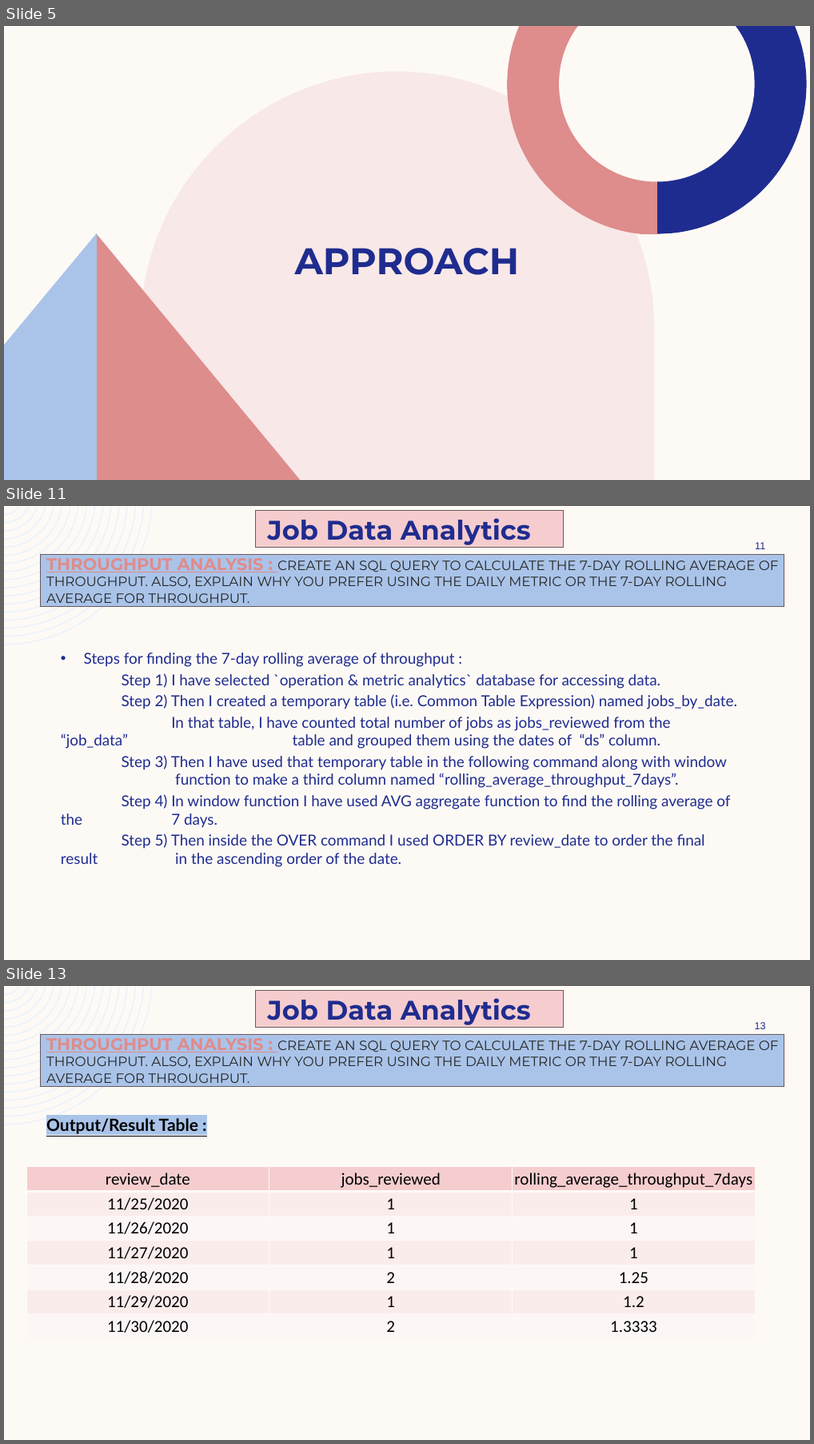
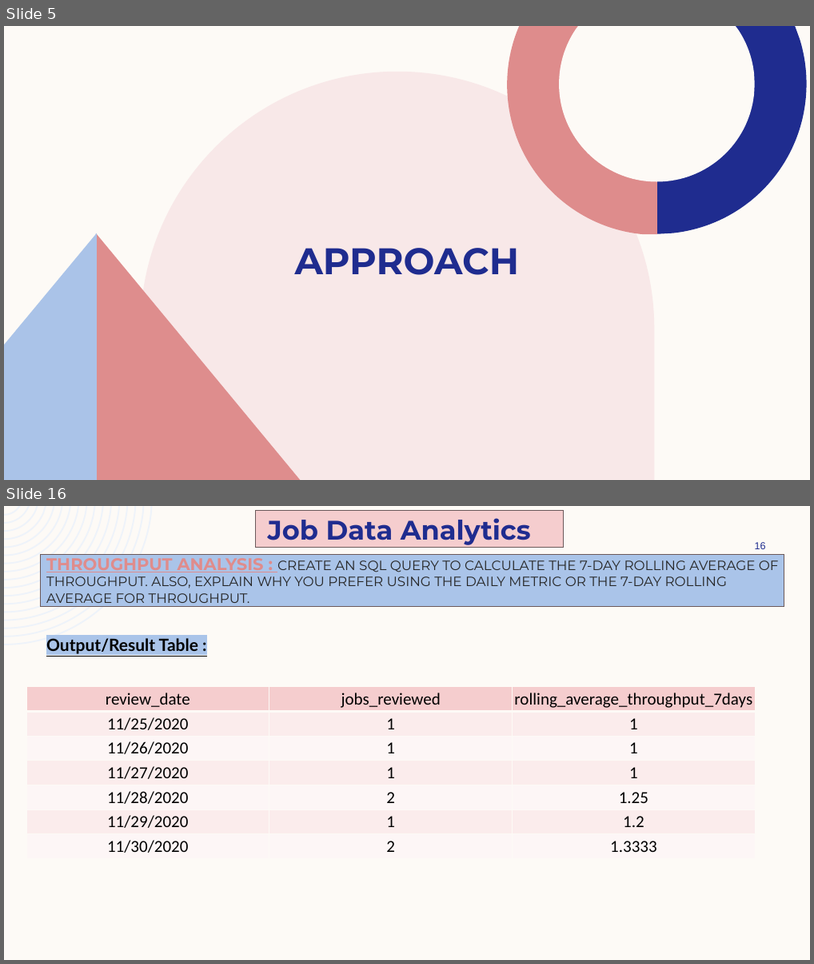
Before and after one commit to ShindeYash/Hiring_Process_Analytics, a slide deck: Report - Hiring_Process_Analytics.pptx. Shown one above the other, each under a label of ours: slides 5, 11 and 13 before the commit, slides 5 and 16 after it; the slides between them are not shown. The pictures are 814x1444 and 814x964 pixels, drawn with LibreOffice and Linux fonts; fonts in the diff are those of the drawing. Boxes give left, top, right and bottom in pixels: in the first picture for what was removed or moved away, otherwise in the second. Text is boxed around its words. In the diff, an @@ line names an element or a change of style, - is before the commit and + after.

```diff
--- a/Report - Hiring_Process_Analytics.pptx
+++ b/Report - Hiring_Process_Analytics.pptx
@@ slide 11 removed at [4,506,810,960], background #FDFAF6; not listed: 1 template element that a slide beside it also shows @@
@@ rectangle removed at [256,511,563,547] @@
@@ text removed at [268,518,531,545] @@
-Job Data Analytics
@@ title removed at [46,553,779,607] @@
-THROUGHPUT ANALYSIS : CREATE AN SQL QUERY TO CALCULATE THE 7-DAY ROLLING AVERAGE OF THROUGHPUT. ALSO, EXPLAIN WHY YOU PREFER USING THE DAILY METRIC OR THE 7-DAY ROLLING AVERAGE FOR THROUGHPUT.
@@ page number removed at [755,542,766,549] @@
-11
@@ rectangle removed at [40,554,784,607] @@
@@ text removed at [61,652,738,867] @@
-• Steps for finding the 7-day rolling average of throughput :
-Step 1) I have selected `operation & metric analytics` database for accessing data.
-Step 2) Then I created a temporary table (i.e. Common Table Expression) named jobs_by_date.
-In that table, I have counted total number of jobs as jobs_reviewed from the “job_data” table and grouped them using the dates of “ds” column.
-Step 3) Then I have used that temporary table in the following command along with window function to make a third column named “rolling_average_throughput_7days”.
-Step 4) In window function I have used AVG aggregate function to find the rolling average of the 7 days.
-Step 5) Then inside the OVER command I used ORDER BY review_date to order the final result in the ascending order of the date.
@@ what was slide 13 is now slide 16 @@
@@ page number at [755,542,766,549]: text changed @@
-13
+16
```
Also in this commit, not shown: 4 slides changed, 8 slides added, 4 other slides removed, 3 other files.
